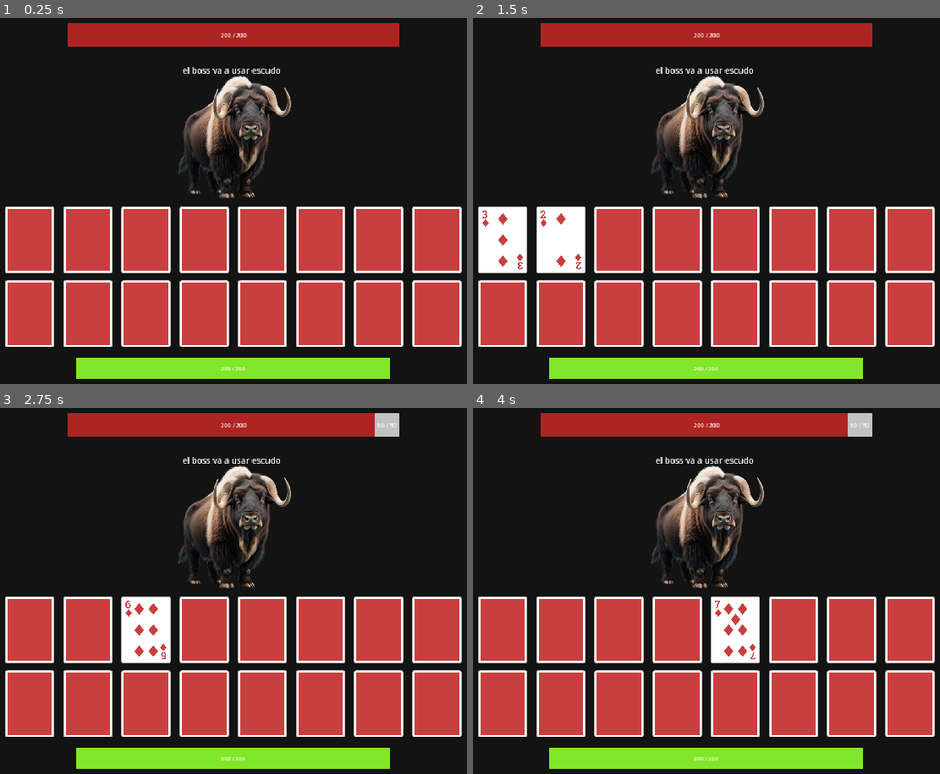
Above: before the commit, frames 1-4 (two rows, left to right).
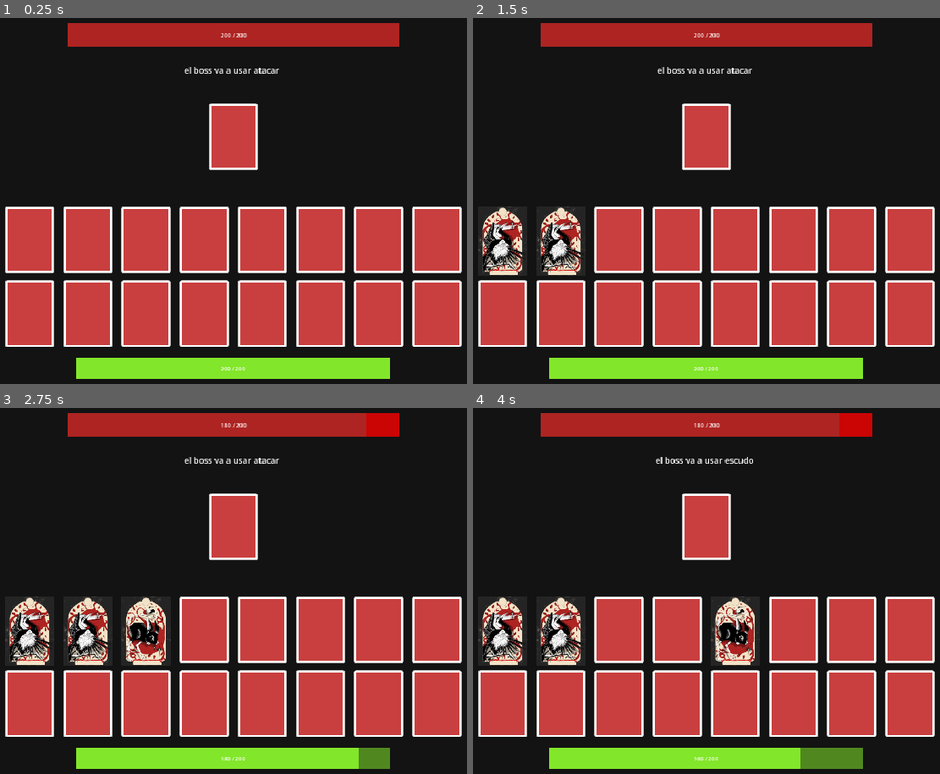
Above: after the commit, the same moments.

Repository: IES-Rafael-Alberti/GameOff2024TurboButaTeam
Game: Godot game, scene res://scenes/game.tscn
Two runs of this game, one before a commit and one after it. Both use one fixed random seed, a clock stepped at 60 frames per second and the inputs below.
Inputs (mouse positions are in pixels of both pictures, inside the frame that each line leads up to):
- Up to frame 1 (0.25 s): no input
- Up to frame 2 (1.5 s): click (501, 241) at 0.5 s; click (561, 241) at 1.25 s
- Up to frame 3 (2.75 s): click (144, 631) at 2 s
- Up to frame 4 (4 s): click (678, 631) at 2.75 s; click (734, 631) at 3.5 s

The runs differ from the first frame. In frame 1, 4.0% of the frame differs, in the area x 38-63%, y 13-50%; in frame 2, 7.7%; in frame 3, 11%; in frame 4, 11%, in the area x 1-86%, y 1-99%.

Commit message:
Lince hability and cobra hability

Diff:
--- a/scenes/bossList.tscn
+++ b/scenes/bossList.tscn
@@ -10,17 +10,15 @@
 
 [node name="bossList" type="Node2D"]
 
+[node name="Lince" parent="." instance=ExtResource("1_tme0w")]
+scriptBoss = ExtResource("2_c1ygr")
+textureBoss = ExtResource("3_ign37")
+
+[node name="Cobra" parent="." instance=ExtResource("1_tme0w")]
+scriptBoss = ExtResource("4_g0jtv")
+textureBoss = ExtResource("7_rxa5m")
+
 [node name="Buey" parent="." instance=ExtResource("1_tme0w")]
 specialDamage = 40
 scriptBoss = ExtResource("2_u5jgy")
 textureBoss = ExtResource("3_hdkyq")
-
-[node name="Lince" parent="." instance=ExtResource("1_tme0w")]
-specialDamage = 40
-scriptBoss = ExtResource("2_c1ygr")
-textureBoss = ExtResource("3_ign37")
-
-[node name="Cobra" parent="." instance=ExtResource("1_tme0w")]
-specialDamage = 40
-scriptBoss = ExtResource("4_g0jtv")
-textureBoss = ExtResource("7_rxa5m")
--- a/scenes/cardList.tscn
+++ b/scenes/cardList.tscn
@@ -1,34 +1,32 @@
-[gd_scene load_steps=13 format=3 uid="uid://bnmf1ucjb1p7o"]
+[gd_scene load_steps=11 format=3 uid="uid://bnmf1ucjb1p7o"]
 
 [ext_resource type="PackedScene" uid="uid://dup3wc5aw7n4e" path="res://scenes/card.tscn" id="1_c275a"]
-[ext_resource type="Texture2D" uid="uid://bcfhluciou51s" path="res://assets/sprites/cards/pangolin.png" id="2_gs6ut"]
+[ext_resource type="Texture2D" uid="uid://0uapbypx8jf" path="res://assets/sprites/Pangolín.png" id="2_q32f4"]
 [ext_resource type="Script" path="res://scripts/cards/cardAttack.gd" id="3_jmysu"]
 [ext_resource type="Script" path="res://scripts/cards/cardDecreaseDef.gd" id="3_wrheb"]
-[ext_resource type="Texture2D" uid="uid://bhhnqxdinpgsp" path="res://assets/sprites/cards/card1.png" id="4_htghg"]
-[ext_resource type="Texture2D" uid="uid://daa2odq7tvuu5" path="res://assets/sprites/cards/card2.png" id="6_btg4s"]
+[ext_resource type="Texture2D" uid="uid://beycxabxco3rd" path="res://assets/sprites/Grulla.png" id="4_bdfnt"]
 [ext_resource type="Texture2D" uid="uid://d0sggx17wkpyf" path="res://assets/sprites/cards/card3.png" id="7_7gy5y"]
+[ext_resource type="Texture2D" uid="uid://dbw0bnugi6frl" path="res://assets/sprites/Rata.png" id="9_fnnb1"]
 [ext_resource type="Texture2D" uid="uid://222xm28mkygh" path="res://assets/sprites/cards/card4.png" id="9_m2jmn"]
-[ext_resource type="Texture2D" uid="uid://biff2lb2u6cg8" path="res://assets/sprites/cards/card5.png" id="10_2476k"]
-[ext_resource type="Texture2D" uid="uid://eiox44j3dq46" path="res://assets/sprites/cards/card6.png" id="11_aonaa"]
 [ext_resource type="Script" path="res://scripts/cards/cardAttackUnderShield.gd" id="11_qu0kd"]
 [ext_resource type="Script" path="res://scripts/cards/cardShield.gd" id="13_qse35"]
 
 [node name="CardList" type="Node2D"]
 
 [node name="Card1" parent="." instance=ExtResource("1_c275a")]
-face = ExtResource("2_gs6ut")
+face = ExtResource("2_q32f4")
 scriptAnimal = ExtResource("13_qse35")
 
 [node name="Card2" parent="." instance=ExtResource("1_c275a")]
-face = ExtResource("2_gs6ut")
+face = ExtResource("2_q32f4")
 scriptAnimal = ExtResource("13_qse35")
 
 [node name="Card3" parent="." instance=ExtResource("1_c275a")]
-face = ExtResource("4_htghg")
+face = ExtResource("4_bdfnt")
 scriptAnimal = ExtResource("3_jmysu")
 
 [node name="Card4" parent="." instance=ExtResource("1_c275a")]
-face = ExtResource("6_btg4s")
+face = ExtResource("4_bdfnt")
 scriptAnimal = ExtResource("3_jmysu")
 
 [node name="Card5" parent="." instance=ExtResource("1_c275a")]
@@ -40,9 +38,9 @@
 scriptAnimal = ExtResource("3_wrheb")
 
 [node name="Card7" parent="." instance=ExtResource("1_c275a")]
-face = ExtResource("10_2476k")
+face = ExtResource("9_fnnb1")
 scriptAnimal = ExtResource("11_qu0kd")
 
 [node name="Card8" parent="." instance=ExtResource("1_c275a")]
-face = ExtResource("11_aonaa")
+face = ExtResource("9_fnnb1")
 scriptAnimal = ExtResource("11_qu0kd")
--- a/scripts/board.gd
+++ b/scripts/board.gd
@@ -45,10 +45,6 @@
 	GameManager.BoardCompleted.connect(restartBoard)
 	initBoard()
 
-# Called every frame. 'delta' is the elapsed time since the previous frame.
-func _process(delta):
-	pass
-
 func initBoard():
 	# Metemos la lista para comprobar sus hijos
 	add_child(cardListSceneTemp)
@@ -80,7 +76,6 @@
 	clearBoard()
 	initBoard()
 
-
 func UpdateProgressBar():
 	progress_bar.value = GameManager.healthPlayer
 	label.text = str(GameManager.healthPlayer) + " / " + str(progress_bar.max_value)
@@ -107,7 +102,6 @@
 
 	grid_container.add_child(bossTemp)
 
-
 func updateShield():
 	progressBarShield.max_value = shieldMaxValue
 	progressBarShield.value = GameManager.playerShield
--- a/scripts/boss.gd
+++ b/scripts/boss.gd
@@ -9,7 +9,7 @@
 
 @export var maxHealthBoss = 200
 @export var damageBoss = 20
-@export var specialDamage = 20
+@export var specialDamage = 10
 @export var scriptBoss: Script
 @export var textureBoss = Texture
 
@@ -45,6 +45,10 @@
 	if !GameManager.isPlayerPhase:
 		if shieldIsActive:
 			GameManager.QuitBossShield.emit()
+		#Si ya está envenenado, vuelve a hacer daño y quita el veneno
+		if GameManager.isPoisoned:
+			useHability()
+
 		doAction(action)
 		GameManager.isPlayerPhase = true
 		GameManager.SelectActionBoss.emit()
--- a/scripts/boss/cobraHability.gd
+++ b/scripts/boss/cobraHability.gd
@@ -1,4 +1,10 @@
 extends Node
 
 func specialAttack(specialDamage):
-	print("cobra")
+	GameManager.healthPlayer -= specialDamage
+	GameManager.PlayerTakeDamage.emit()
+
+	if GameManager.isPoisoned:
+		GameManager.isPoisoned = false
+	else:
+		GameManager.isPoisoned = true
--- a/scripts/boss/linceHability.gd
+++ b/scripts/boss/linceHability.gd
@@ -1,4 +1,19 @@
 extends Node
 
 func specialAttack(specialDamage):
-	print("lince")
+	var rng = RandomNumberGenerator.new()
+	var attackCount = int(rng.randf_range(2, 5))
+	var damageDiff = 0
+	print(attackCount)
+	for i in attackCount:
+		if GameManager.playerShield > 0:
+			damageDiff = specialDamage - GameManager.playerShield
+			GameManager.playerShield -= specialDamage
+			GameManager.PlayerShield.emit()
+
+		if damageDiff > 0:
+			GameManager.healthPlayer -= damageDiff
+			GameManager.PlayerTakeDamage.emit()
+		else:
+			GameManager.healthPlayer -= specialDamage
+			GameManager.PlayerTakeDamage.emit()
--- a/scripts/card.gd
+++ b/scripts/card.gd
@@ -19,13 +19,10 @@
 		set_texture_normal(back)
 		isFlipped = false
 
-
 func _on_pressed():
-
 	if isFlipped == false && GameManager.canFlip && GameManager.isPlayerPhase:
 		voltear()
 		isFlipped = true
-
 		if !GameManager.firstCardPicked:
 				GameManager.firstCardPicked = self
 				GameManager.QuitPlayerShield.emit()
@@ -36,8 +33,6 @@
 				GameManager.canFlip = true
 				isEqual(GameManager.firstCardPicked , GameManager.secondCardPicked)
 				GameManager.isPlayerPhase = false
-
-
 
 func isEqual(firstCard, secondCard):
 	if firstCard.get_texture_normal() != secondCard.get_texture_normal():
--- a/scripts/gameManager.gd
+++ b/scripts/gameManager.gd
@@ -56,6 +56,8 @@
 
 var bossIsCharging
 
+var isPoisoned
+
 #Multi de daño que se vuelve a poner en 1 cuando el boss muere
 var damageMultiply = 1
 
Binary file added: assets/sprites/Grulla.png
Not shown, changed: assets/sprites/Grulla.png.import
Binary file added: assets/sprites/Pangolín.png
Not shown, changed: assets/sprites/Pangolín.png.import
Binary file added: assets/sprites/Rata.png
Not shown, added: assets/sprites/Rata.png.import
Binary file removed: assets/sprites/cards/pangolin.png
Binary file removed: assets/sprites/cards/pangolin.webp
